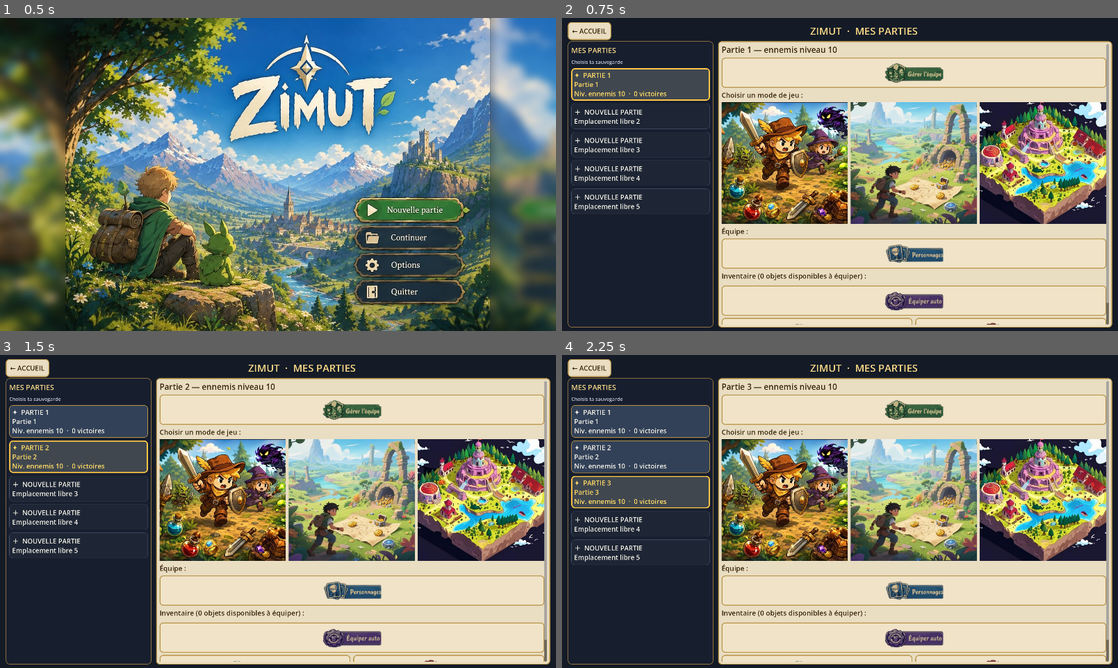
Above: before the commit, frames 1-4 (two rows, left to right).
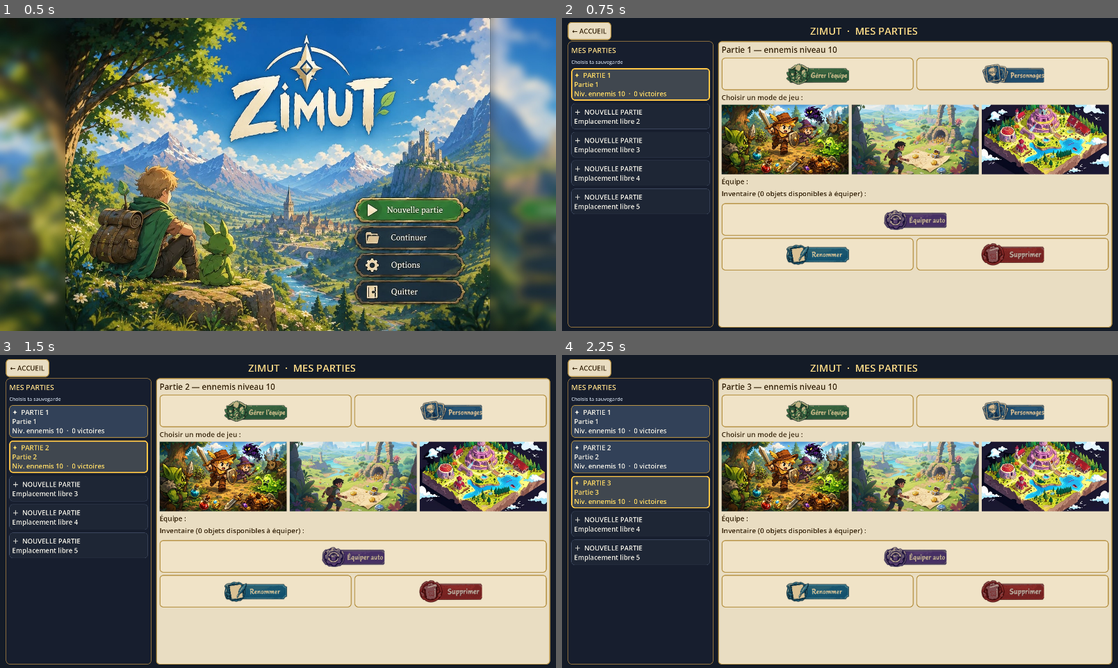
Above: after the commit, the same moments.

Repository: CharlieG42/Zimut
Game: Godot game, scene res://scenes/MainMenu.tscn
Two runs of this game, one before a commit and one after it. Both use one fixed random seed, a clock stepped at 60 frames per second and the inputs below.
Inputs (mouse positions are in pixels of both pictures, inside the frame that each line leads up to):
- Up to frame 1 (0.5 s): no input
- Up to frame 2 (0.75 s): click (973, 208) at 0.5 s
- Up to frame 3 (1.5 s): click "＋ NOUVELLE PARTIE Emplacement…" at 1.25 s
- Up to frame 4 (2.25 s): click "＋ NOUVELLE PARTIE Emplacement…" at 2 s

Frame 1 is identical in both runs. In frame 2, 32% of the frame differs, in the area x 28-99%, y 8-98%; in frame 3, 32%; in frame 4, 32%.

Commit message:
ui: réorganiser les actions et compacter les modes de jeu

Diff:
--- a/prototype/zimut/scripts/SaveSlotsUI.gd
+++ b/prototype/zimut/scripts/SaveSlotsUI.gd
@@ -310,12 +310,30 @@
 	title.add_theme_color_override("font_color", COL_TXT)
 	_detail_box.add_child(title)
 
+	# Actions principales sur une même ligne : les PNG sont plus lisibles et
+	# prennent moins de hauteur que deux grands boutons empilés.
+	var top_actions := HBoxContainer.new()
+	top_actions.size_flags_horizontal = Control.SIZE_EXPAND_FILL
+	top_actions.add_theme_constant_override("separation", 10)
+	_detail_box.add_child(top_actions)
+
 	var team_btn := _action_button("team", "Gérer l'équipe (libre à chaque combat)", COL_TXT)
 	team_btn.pressed.connect(func() -> void:
 		get_tree().change_scene_to_file("res://scenes/TeamSelection.tscn"))
-	_detail_box.add_child(team_btn)
-
-
+	team_btn.size_flags_horizontal = Control.SIZE_EXPAND_FILL
+	top_actions.add_child(team_btn)
+
+	var chars_btn := _action_button("chars", "PERSONNAGES — niveaux et caractéristiques", COL_TXT)
+	chars_btn.pressed.connect(func() -> void:
+		var ui: CanvasLayer = (load("res://scripts/CharacterSheetUI.gd") as GDScript).new()
+		ui.layer = 10
+		add_child(ui)
+		ui.closed.connect(func() -> void:
+			ui.queue_free()
+			_show_detail(ProgressionManager.load_save(slot), slot))
+		ui.open(_current, slot))
+	chars_btn.size_flags_horizontal = Control.SIZE_EXPAND_FILL
+	top_actions.add_child(chars_btn)
 
 	# Les trois modes utilisent la même sauvegarde : roster, XP, caractéristiques,
 	# sorts, équipement et inventaire ne sont jamais dupliqués par mode.
@@ -362,17 +380,6 @@
 		row.add_theme_color_override("font_color", COL_TXT)
 		_detail_box.add_child(row)
 
-	var chars_btn := _action_button("chars", "PERSONNAGES — niveaux et caractéristiques", COL_TXT)
-	chars_btn.pressed.connect(func() -> void:
-		var ui: CanvasLayer = (load("res://scripts/CharacterSheetUI.gd") as GDScript).new()
-		ui.layer = 10
-		add_child(ui)
-		ui.closed.connect(func() -> void:
-			ui.queue_free()
-			_show_detail(ProgressionManager.load_save(slot), slot))
-		ui.open(_current, slot))
-	_detail_box.add_child(chars_btn)
-
 	var inv: Array = data.get("inventory", [])
 	var inv_lbl := Label.new()
 	inv_lbl.text = "Inventaire (%d objets disponibles à équiper) :" % inv.size()
@@ -400,14 +407,19 @@
 		inv_box.add_child(row2)
 
 	var log_arr: Array = data.get("loot_log", [])
+	var inventory_actions := HBoxContainer.new()
+	inventory_actions.size_flags_horizontal = Control.SIZE_EXPAND_FILL
+	inventory_actions.add_theme_constant_override("separation", 10)
+	var auto_btn := _action_button("autoequip", "Équiper automatiquement les meilleurs objets", COL_TXT)
+	auto_btn.pressed.connect(_auto_equip)
+	auto_btn.size_flags_horizontal = Control.SIZE_EXPAND_FILL
+	inventory_actions.add_child(auto_btn)
 	if log_arr.size() > 0:
 		var log_btn := _action_button("inventory", "Voir tous les loots gagnés (%d)" % log_arr.size(), COL_TXT)
 		log_btn.pressed.connect(func() -> void: _show_loot_log(log_arr))
-		_detail_box.add_child(log_btn)
-
-	var auto_btn := _action_button("autoequip", "Équiper automatiquement les meilleurs objets", COL_TXT)
-	auto_btn.pressed.connect(_auto_equip)
-	_detail_box.add_child(auto_btn)
+		log_btn.size_flags_horizontal = Control.SIZE_EXPAND_FILL
+		inventory_actions.add_child(log_btn)
+	_detail_box.add_child(inventory_actions)
 
 	var rename_btn := _action_button("rename", "RENOMMER CETTE PARTIE", COL_TXT)
 	rename_btn.pressed.connect(func() -> void:
@@ -488,7 +500,7 @@
 func _action_button(icon_key: String, txt: String, txt_col: Color) -> Button:
 	var b := Button.new()
 	b.tooltip_text = txt
-	b.custom_minimum_size = Vector2(0, 84 if _is_compact() else 104)
+	b.custom_minimum_size = Vector2(0, 92 if _is_compact() else 112)
 	b.focus_mode = Control.FOCUS_ALL
 	var icon_path: String = String(ACTION_ICONS.get(icon_key, ""))
 	if icon_path != "" and ResourceLoader.exists(icon_path):
@@ -518,7 +530,7 @@
 	b.tooltip_text = "%s — %s" % [title_txt, desc]
 	b.size_flags_horizontal = Control.SIZE_EXPAND_FILL
 	b.size_flags_stretch_ratio = 1.0
-	b.custom_minimum_size = Vector2(320, 300 if _is_compact() else 420)
+	b.custom_minimum_size = Vector2(0, 180 if _is_compact() else 240)
 	b.disabled = not enabled
 	b.focus_mode = Control.FOCUS_ALL if enabled else Control.FOCUS_NONE
 
